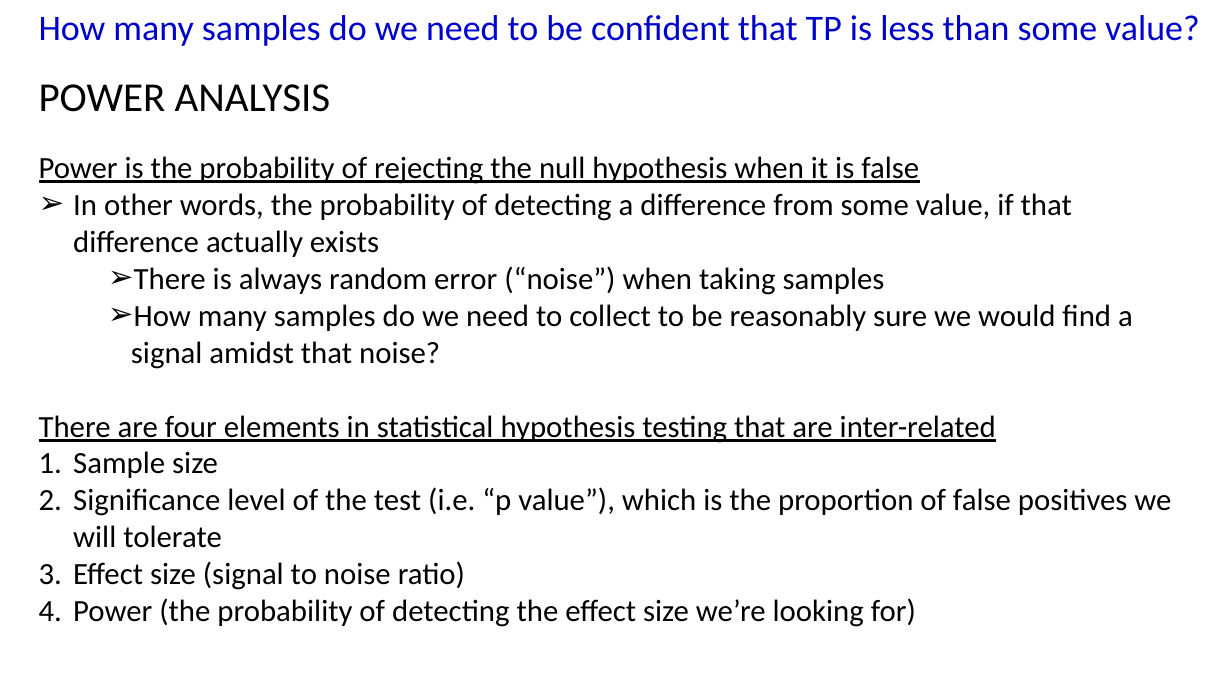
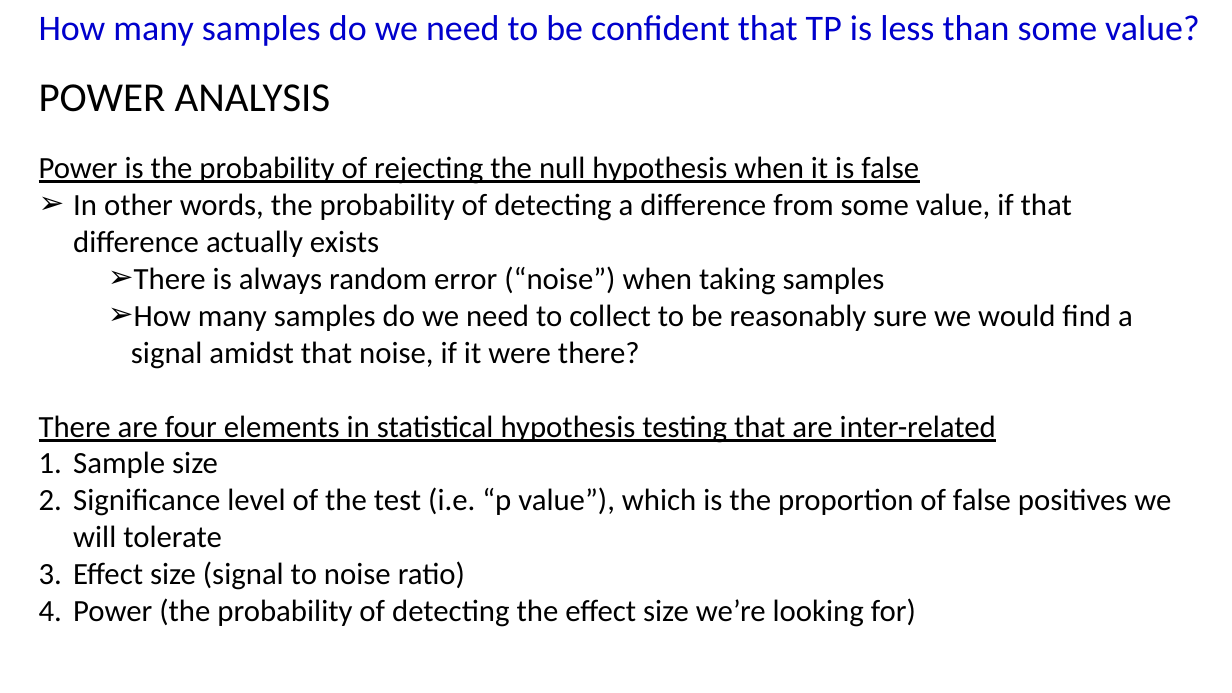
Before and after one commit to lesliejmatthews/PowerAnalysis, a slide deck: slide 2 of OLD/PowerPresentation_2021-10-12.pptx. Drawn at 1232x693 pixels with LibreOffice and Linux fonts; fonts in the diff are those of the drawing. Boxes give left, top, right and bottom in pixels: in the first picture for what was removed or moved away, otherwise in the second. Text is boxed around its words. In the diff, an @@ line names an element or a change of style, - is before the commit and + after.

```diff
--- a/OLD/PowerPresentation_2021-10-12.pptx
+++ b/OLD/PowerPresentation_2021-10-12.pptx
@@ text at box(131, 304, 1133, 369): text changed @@
-  ➢ How many samples do we need to collect to be reasonably sure we would find a signal amidst that noise?
+  ➢ How many samples do we need to collect to be reasonably sure we would find a signal amidst that noise, if it were there?
```
Also in this commit, not shown: 1 slide added, 5 other files.
